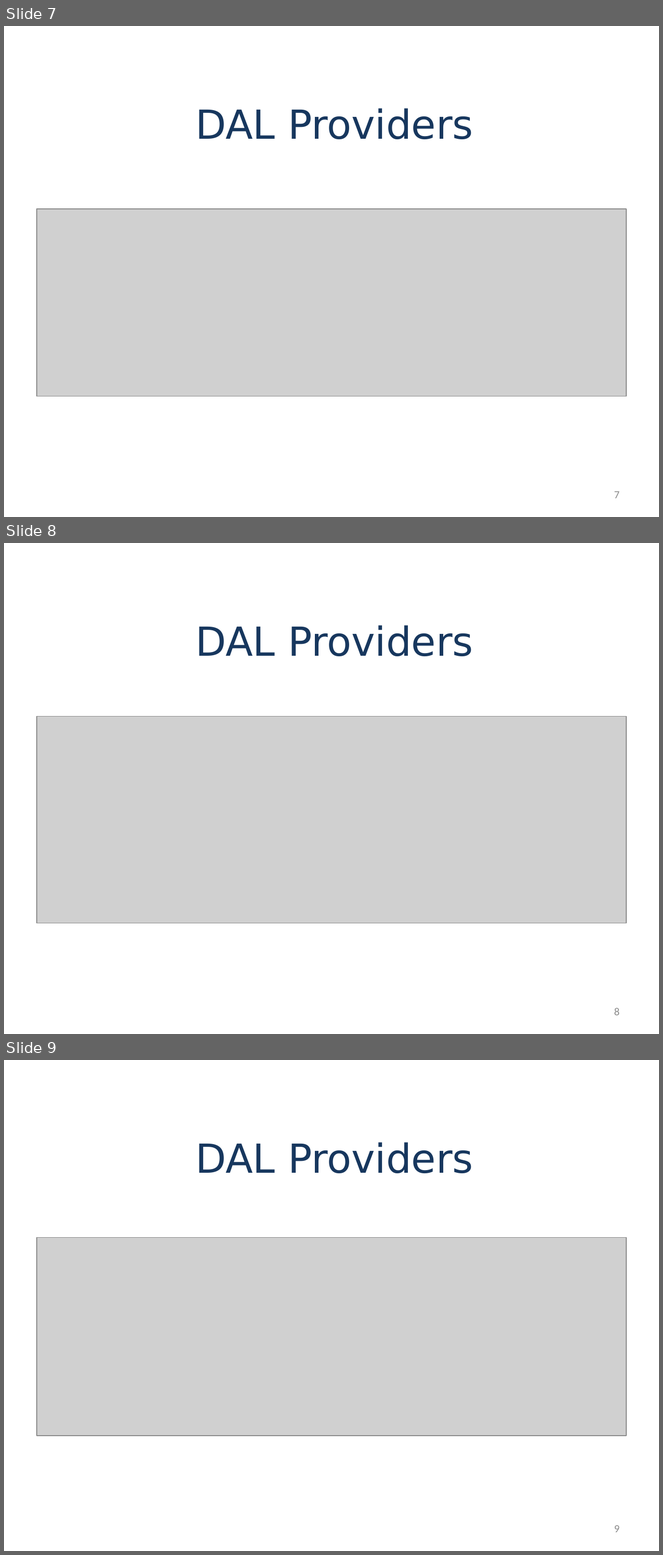
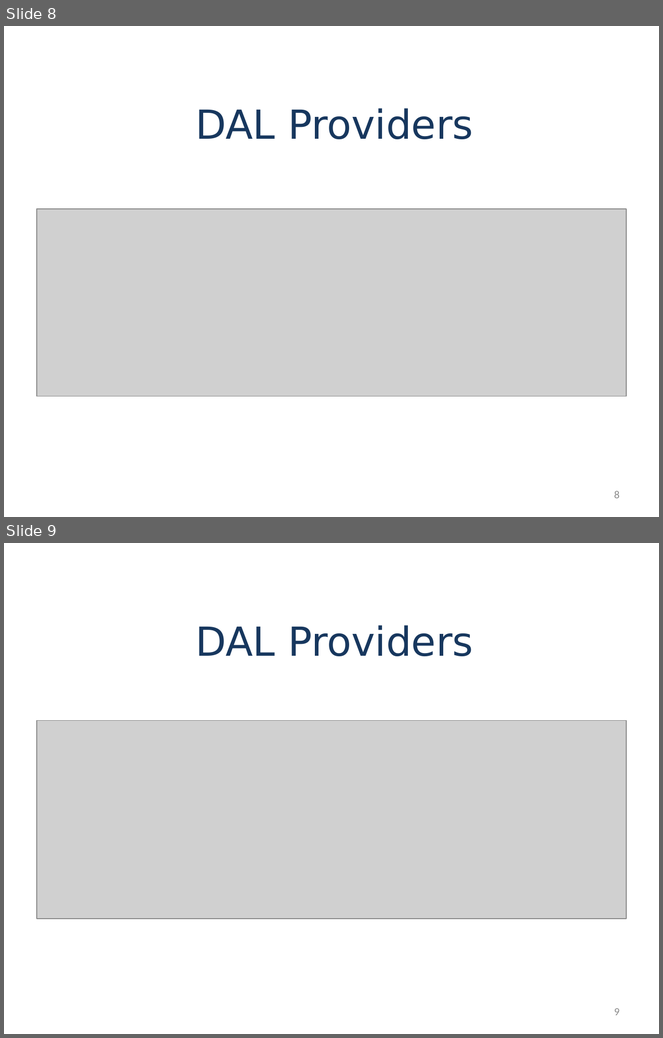
Before and after one commit to chursin-andrey/project-jastt, a slide deck: presentation/jastt.pptx. Shown one above the other, each under a label of ours: slides 7, 8 and 9 before the commit, slides 8 and 9 after it. The pictures are 663x1555 and 663x1038 pixels, drawn with LibreOffice and Linux fonts; fonts in the diff are those of the drawing; grey boxes stand for pictures; background and template pictures are left out. Boxes give left, top, right and bottom in pixels: in the first picture for what was removed or moved away, otherwise in the second. Text is boxed around its words. In the diff, an @@ line names an element or a change of style, - is before the commit and + after.

```diff
--- a/presentation/jastt.pptx
+++ b/presentation/jastt.pptx
@@ slide 8 removed at <box>4,543,659,1034</box>, background picture (left out) @@
@@ title removed at <box>195,625,474,656</box> @@
-DAL Providers
@@ picture removed at <box>37,716,626,923</box> @@
@@ page number removed at <box>614,1008,620,1016</box> @@
-8
@@ what was slide 7 is now slide 8 @@
@@ page number at <box>614,491,620,499</box>: text changed @@
-7
+8
```
Also in this commit, not shown: 1 slide changed, 7 slides added, 5 other slides removed, 3 other files.
